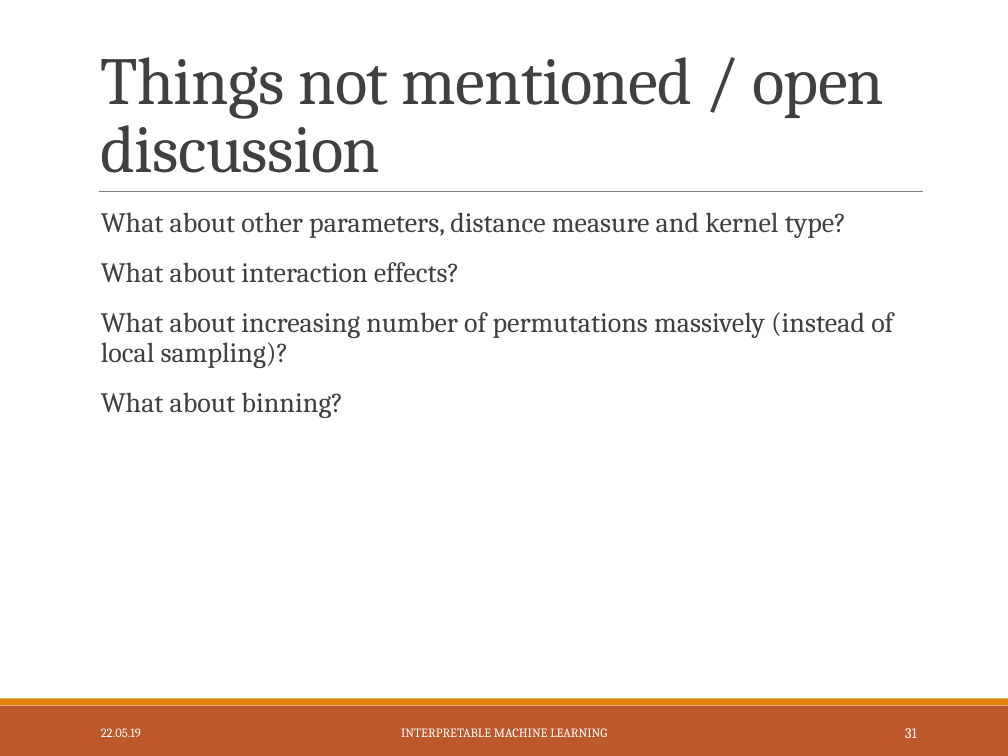
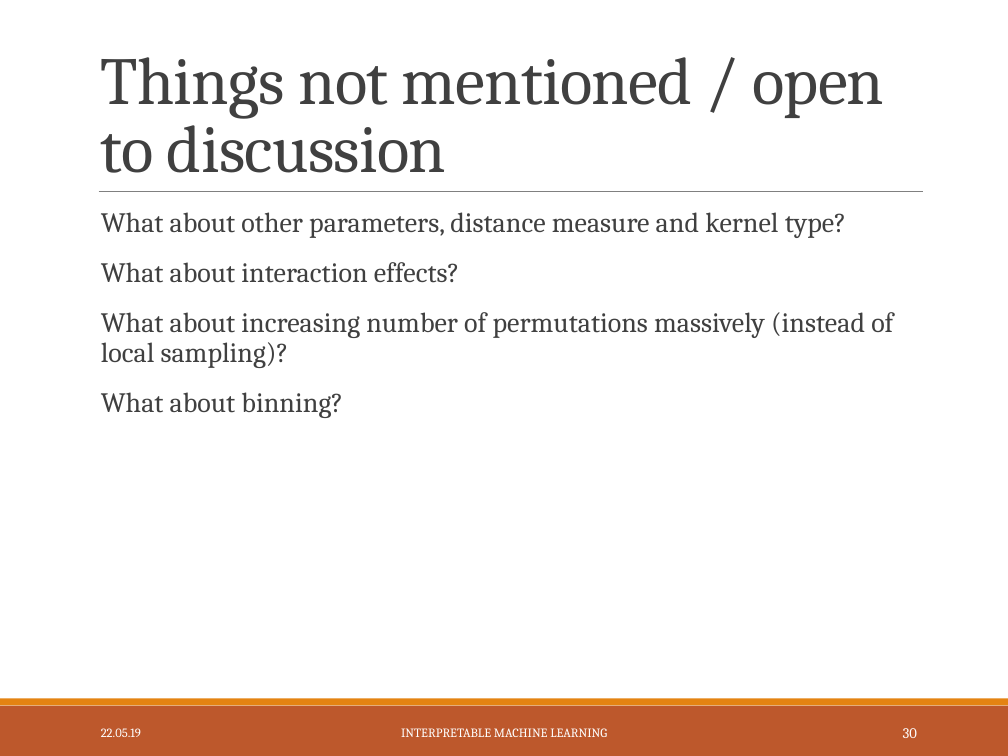
Before and after one commit to slds-lmu/iml_methods_limitations, a slide deck: slide 31 of Slides/LIME-neighbourhood.pptx (slide 32 before the commit). Drawn at 1008x756 pixels with LibreOffice and Linux fonts; fonts in the diff are those of the drawing. Boxes give left, top, right and bottom in pixels: in the first picture for what was removed or moved away, otherwise in the second. Text is boxed around its words. In the diff, an @@ line names an element or a change of style, - is before the commit and + after.

```diff
--- a/Slides/LIME-neighbourhood.pptx
+++ b/Slides/LIME-neighbourhood.pptx
@@ title at (101,57,884,173): text changed @@
-Things not mentioned / open discussion
+Things not mentioned / open to discussion
@@ page number at (903,728,917,738): text changed @@
-31
+30
```
Also in this commit, not shown: 3 other slides changed, 1 slide removed, 3 other files.
